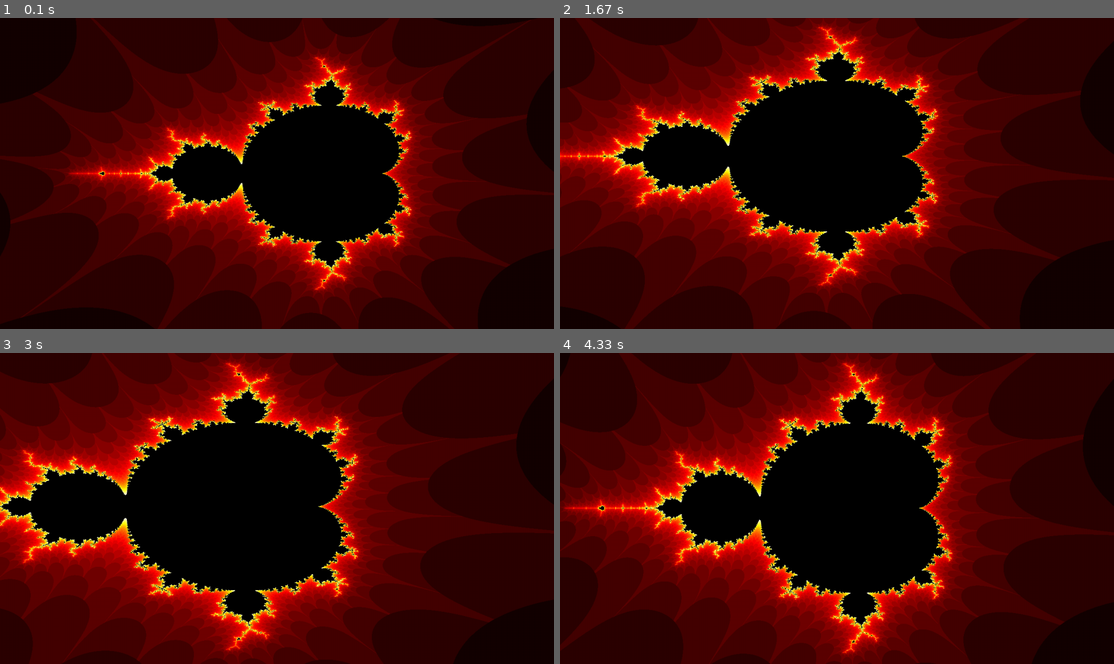
Above: before the commit, frames 1-4 (two rows, left to right).
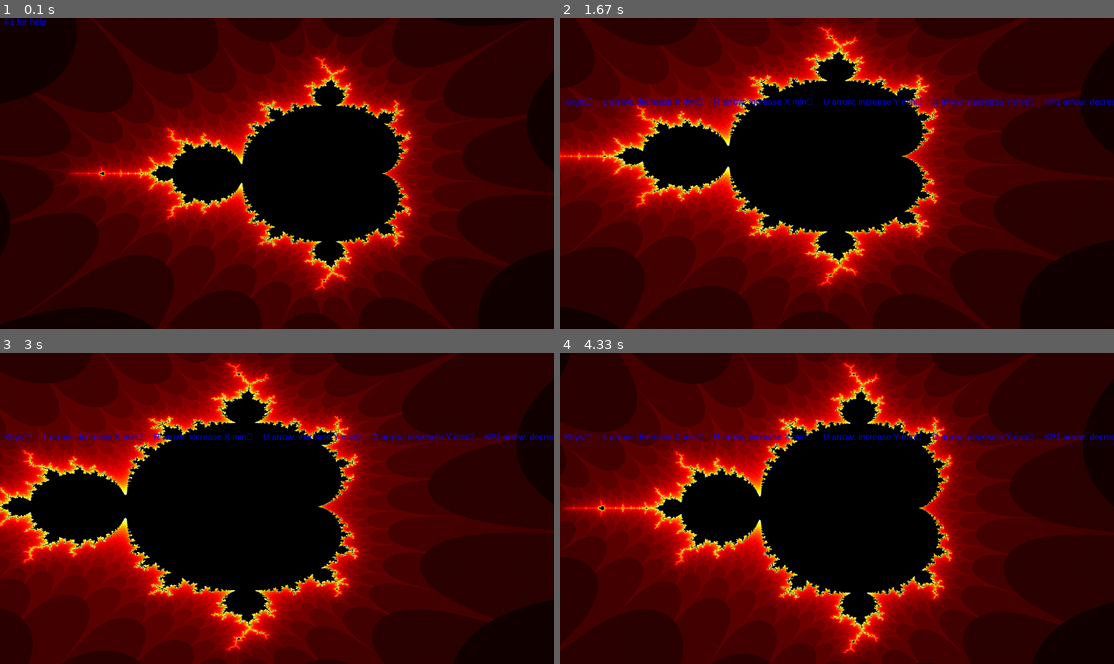
Above: after the commit, the same moments.

Repository: DatHydroGuy/CodingTrain
Game: pygame game, started from Python/fractals/mandelbrot_GL.py
Same seed, same stepped clock (60 frames per second), same inputs: the game is played once before the commit and once after it.
Inputs:
- Up to frame 1 (0.1 s): no input
- Up to frame 2 (1.67 s): hold F1 0.33-0.8 s; hold Right 0.33-0.8 s; tap 2 at 0.83 s; hold Right 1.17-1.63 s
- Up to frame 3 (3 s): hold Up 1.67-1.97 s; hold Right 2-2.47 s; hold Left from 2.5 s (still down)
- Up to frame 4 (4.33 s): release Left at 3.03 s; hold Down 3.07-3.37 s; hold Left 3.4-3.8 s; hold Up 3.83-4.2 s; hold Right from 4.23 s (still down)

The runs differ from the first frame. In frame 1, less than 0.1% of the frame differs, in the area x 0-9%, y 0-3%; in frame 2, 0.9%; in frame 3, 0.9%, in the area x 0-100%, y 25-29%; in frame 4, 0.9%.

Commit message:
Added instructions to mandelbrot

Diff:
--- a/Python/fractals/mandelbrot_GL.py
+++ b/Python/fractals/mandelbrot_GL.py
@@ -84,11 +84,21 @@
     glUseProgram(0)
 
 
+def draw_text(x, y, text):
+    position = (x, y)
+    font = pygame.font.SysFont('arial', 20)
+    text_surface = font.render(text, True, (0, 0, 255, 255)).convert_alpha()
+    text_data = pygame.image.tostring(text_surface, "RGBA", True)
+    glWindowPos2d(*position)
+    glDrawPixels(text_surface.get_width(), text_surface.get_height(), GL_RGBA, GL_UNSIGNED_BYTE, text_data)
+
+
 def main():
     pygame.init()
     pygame.display.set_mode((SCREEN_WIDTH, SCREEN_HEIGHT), pygame.OPENGL | pygame.DOUBLEBUF)
     glClearColor(0.0, 0.0, 0.1, 1.0)
-    glEnable(GL_DEPTH_TEST)
+    glEnable(GL_BLEND)
+    glBlendFunc(GL_SRC_ALPHA, GL_ONE_MINUS_SRC_ALPHA)
 
     shader = compile_shader(Path('shaders', 'fractal.vert'),
                             Path('shaders', 'mandelbrot.frag'))
@@ -113,6 +123,16 @@
     y_max = 1.5
     x_zoom = (x_max - x_min) * 0.1
     y_zoom = (y_max - y_min) * 0.1
+    show_help = False
+    help_string = """Keys:
+    L arrow: decrease X min
+    R arrow: increase X min
+    U arrow: increase Y min
+    D arrow: decrease Y min
+    KP1 arrow: decrease X max
+    KP3 arrow: increase X max
+    KP5 arrow: increase Y max
+    KP2 arrow: decrease Y max"""
 
     clock = pygame.time.Clock()
 
@@ -124,6 +144,8 @@
             if event.type == pygame.KEYUP:
                 if event.key == pygame.K_ESCAPE:
                     return
+                elif event.key == pygame.K_F1:
+                    show_help = not show_help
                 elif event.key == pygame.K_LEFT:
                     x_min -= x_zoom
                 elif event.key == pygame.K_RIGHT:
@@ -144,6 +166,11 @@
             y_zoom = (y_max - y_min) * 0.1
 
         display(shader, vertex_array_object, colour_map, x_min, x_max, y_min, y_max)
+
+        draw_text(10,
+                  SCREEN_HEIGHT - 205 if show_help else SCREEN_HEIGHT - 20,
+                  help_string if show_help else "F1 for help")
+
         pygame.display.set_caption("FPS: %.2f" % clock.get_fps())
         pygame.display.flip()
 
